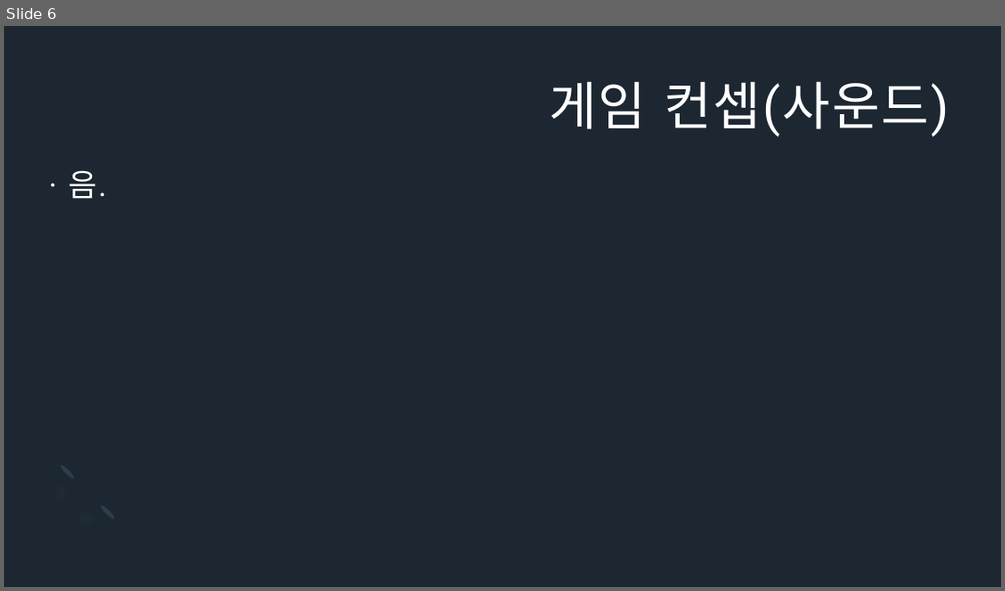
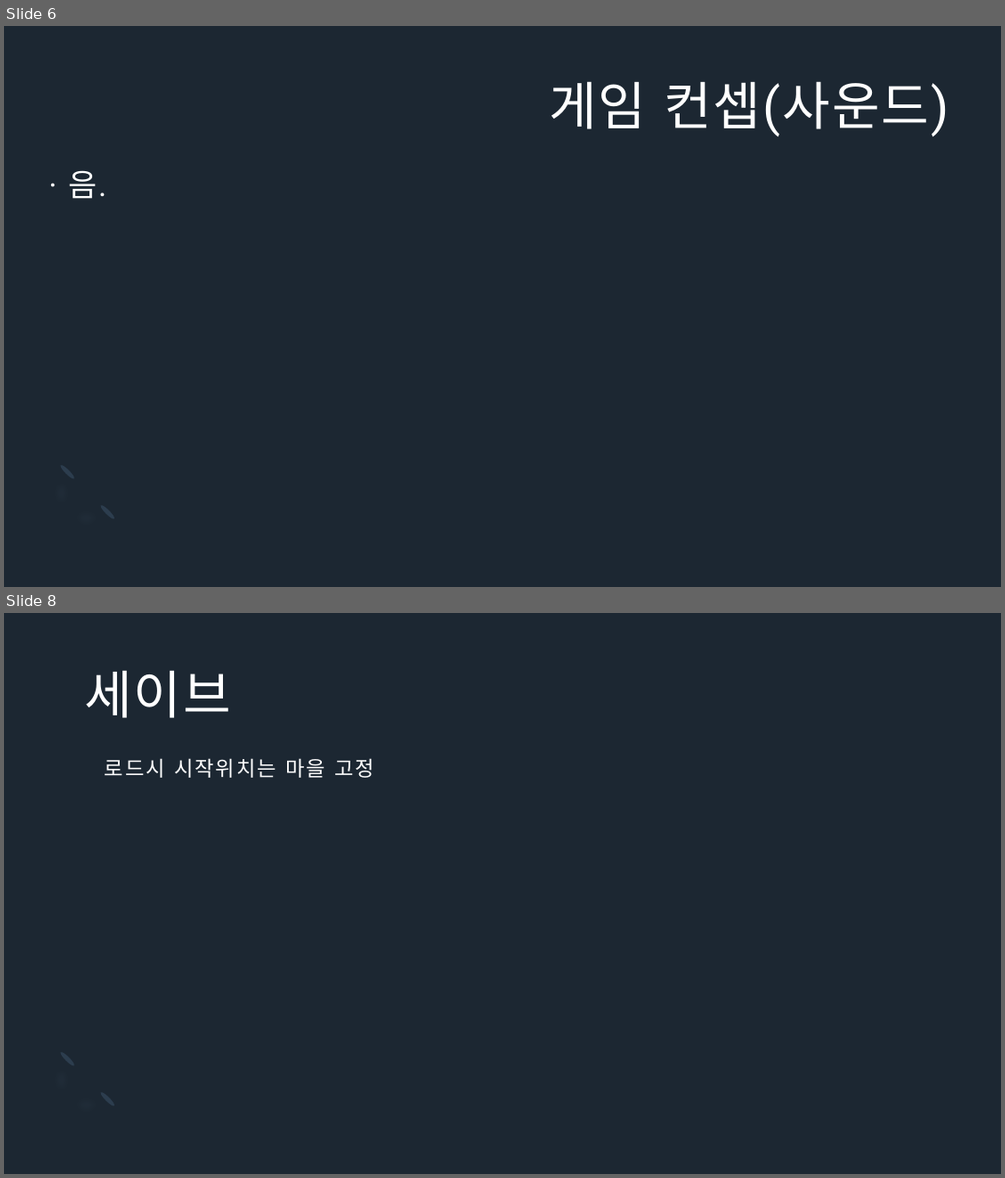
Before and after one commit to Icloy/2D_Roguelike, a slide deck: 기획서.pptx. Shown one above the other, each under a label of ours: slide 6 before the commit, slides 6 and 8 after it; the slides between them are not shown. The pictures are 1005x591 and 1005x1178 pixels, drawn with LibreOffice and Linux fonts; fonts in the diff are those of the drawing. Boxes give left, top, right and bottom in pixels: in the first picture for what was removed or moved away, otherwise in the second. Text is boxed around its words. In the diff, an @@ line names an element or a change of style, - is before the commit and + after.

```diff
--- a/기획서.pptx
+++ b/기획서.pptx
@@ slide 8 added at box(4, 613, 1001, 1174), background #1C2732; not listed: 3 template elements that a slide beside it also shows @@
@@ text added at box(84, 670, 231, 718), 50 pt, text #FFFFFF @@
+세이브
@@ title added at box(105, 758, 374, 778), 20 pt, text #FFFFFF @@
+로드시 시작위치는 마을 고정
```
Also in this commit, not shown: 2 slides changed, 1 other slide added, 1 other file.
